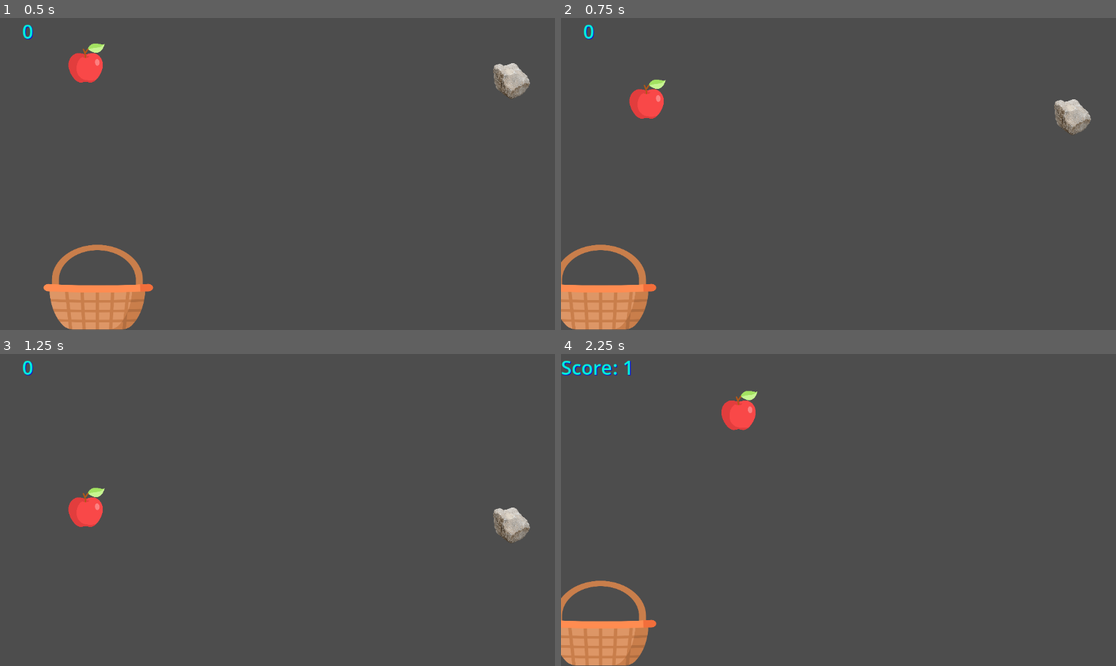
Above: before the commit, frames 1-4 (two rows, left to right).
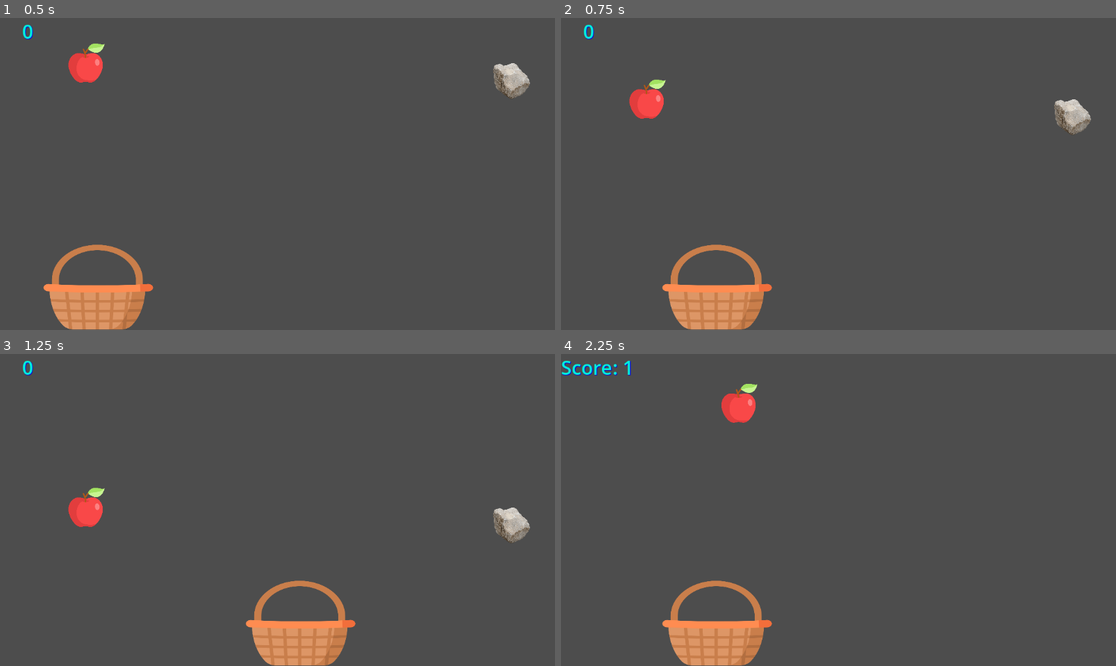
Above: after the commit, the same moments.

Repository: KhanakKRDS/apple_basket_2025
Game: Godot game, scene res://better_apples.tscn
Two runs of this game, one before a commit and one after it. Both use one fixed random seed, a clock stepped at 60 frames per second and the inputs below.
Inputs:
- Up to frame 1 (0.5 s): no input
- Up to frame 2 (0.75 s): hold D from 0.53 s (still down)
- Up to frame 3 (1.25 s): keep holding D
- Up to frame 4 (2.25 s): release D at 1.28 s; hold A 1.28-2.03 s; hold D from 2.03 s (still down)

Frame 1 is identical in both runs. In frame 2, 5.4% of the frame differs, in the area x 0-39%, y 72-100%; in frame 3, 2.8%; in frame 4, 5.8%, in the area x 0-39%, y 9-100%.

Commit message:
changes
- game expand as the screen changes
- key "A" and "D" function were reversed so corrected them

Diff:
--- a/apple-catcher/basket.gd
+++ b/apple-catcher/basket.gd
@@ -8,7 +8,6 @@
 	score_label = get_node("/root/BetterApples/score")
 
 
-
 func _process(delta):
 	if Input.is_key_pressed(KEY_LEFT):
 		position.x -=10
@@ -16,9 +15,9 @@
 	elif  Input.is_key_pressed(KEY_RIGHT):
 		position.x +=10
 	if Input.is_key_pressed(KEY_D):
+		position.x += 10
+	if Input.is_key_pressed(KEY_A):
 		position.x -= 10
-	if Input.is_key_pressed(KEY_A):
-		position.x += 10
 
 
 func _on_body_entered(body: Node) -> void:
--- a/apple-catcher/better_apples.tscn
+++ b/apple-catcher/better_apples.tscn
@@ -12,9 +12,6 @@
 [sub_resource type="CircleShape2D" id="CircleShape2D_ba8uk"]
 radius = 254.88332
 
-[sub_resource type="CircleShape2D" id="CircleShape2D_dp5ro"]
-radius = 35.850414
-
 [sub_resource type="CircleShape2D" id="CircleShape2D_ucbje"]
 radius = 39.56008
 
@@ -22,7 +19,57 @@
 radius = 55.96112
 height = 214.35492
 
+[sub_resource type="CircleShape2D" id="CircleShape2D_dp5ro"]
+radius = 35.850414
+
 [node name="BetterApples" type="Node2D"]
+
+[node name="CanvasLayer" type="CanvasLayer" parent="."]
+
+[node name="HBoxContainer" type="HBoxContainer" parent="CanvasLayer"]
+offset_right = 1154.0
+offset_bottom = 649.0
+
+[node name="apple" type="CharacterBody2D" parent="CanvasLayer"]
+position = Vector2(182, -62)
+script = ExtResource("1_82mcb")
+
+[node name="apple_image" type="Sprite2D" parent="CanvasLayer/apple"]
+position = Vector2(-2.49998, 5.50002)
+scale = Vector2(0.162109, 0.158203)
+texture = ExtResource("2_8q4iw")
+
+[node name="apple_collision" type="CollisionShape2D" parent="CanvasLayer/apple"]
+position = Vector2(-4, 9)
+scale = Vector2(0.16210902, 0.158203)
+shape = SubResource("CircleShape2D_ba8uk")
+
+[node name="stone" type="CharacterBody2D" parent="CanvasLayer"]
+position = Vector2(526, -67)
+script = ExtResource("6_82mcb")
+
+[node name="stone_image" type="Sprite2D" parent="CanvasLayer/stone"]
+position = Vector2(7.62939e-06, -2.86102e-06)
+scale = Vector2(0.104004, 0.133503)
+texture = ExtResource("6_vio3b")
+
+[node name="stone-collision" type="CollisionShape2D" parent="CanvasLayer/stone"]
+position = Vector2(0, -3)
+shape = SubResource("CircleShape2D_ucbje")
+
+[node name="basket" type="Area2D" parent="CanvasLayer"]
+position = Vector2(201, 555)
+script = ExtResource("7_ba8uk")
+
+[node name="basket_image" type="Sprite2D" parent="CanvasLayer/basket"]
+position = Vector2(3.12503, 3.87497)
+scale = Vector2(0.445801, 0.343262)
+texture = ExtResource("1_n6xs7")
+
+[node name="basket_collision" type="CollisionShape2D" parent="CanvasLayer/basket"]
+position = Vector2(1, 37)
+rotation = 1.5548762
+shape = SubResource("CapsuleShape2D_glxhr")
 
 [node name="score" type="Label" parent="."]
 offset_right = 115.0
@@ -33,20 +80,6 @@
 text = "0"
 horizontal_alignment = 1
 vertical_alignment = 1
-
-[node name="apple" type="CharacterBody2D" parent="."]
-position = Vector2(182, -62)
-script = ExtResource("1_82mcb")
-
-[node name="apple_image" type="Sprite2D" parent="apple"]
-position = Vector2(-2.49998, 5.50002)
-scale = Vector2(0.162109, 0.158203)
-texture = ExtResource("2_8q4iw")
-
-[node name="apple_collision" type="CollisionShape2D" parent="apple"]
-position = Vector2(-4, 9)
-scale = Vector2(0.16210902, 0.158203)
-shape = SubResource("CircleShape2D_ba8uk")
 
 [node name="star" type="CharacterBody2D" parent="."]
 position = Vector2(337, -68)
@@ -65,32 +98,5 @@
 wait_time = 30.0
 autostart = true
 
-[node name="stone" type="CharacterBody2D" parent="."]
-position = Vector2(526, -67)
-script = ExtResource("6_82mcb")
-
-[node name="stone_image" type="Sprite2D" parent="stone"]
-position = Vector2(7.62939e-06, -2.86102e-06)
-scale = Vector2(0.104004, 0.133503)
-texture = ExtResource("6_vio3b")
-
-[node name="stone-collision" type="CollisionShape2D" parent="stone"]
-position = Vector2(0, -3)
-shape = SubResource("CircleShape2D_ucbje")
-
-[node name="basket" type="Area2D" parent="."]
-position = Vector2(201, 555)
-script = ExtResource("7_ba8uk")
-
-[node name="basket_image" type="Sprite2D" parent="basket"]
-position = Vector2(3.12503, 3.87497)
-scale = Vector2(0.445801, 0.343262)
-texture = ExtResource("1_n6xs7")
-
-[node name="basket_collision" type="CollisionShape2D" parent="basket"]
-position = Vector2(1, 37)
-rotation = 1.5548762
-shape = SubResource("CapsuleShape2D_glxhr")
-
+[connection signal="body_entered" from="CanvasLayer/basket" to="CanvasLayer/basket" method="_on_body_entered"]
 [connection signal="timeout" from="star/Timer" to="star" method="_on_timer_timeout"]
-[connection signal="body_entered" from="basket" to="basket" method="_on_body_entered"]
